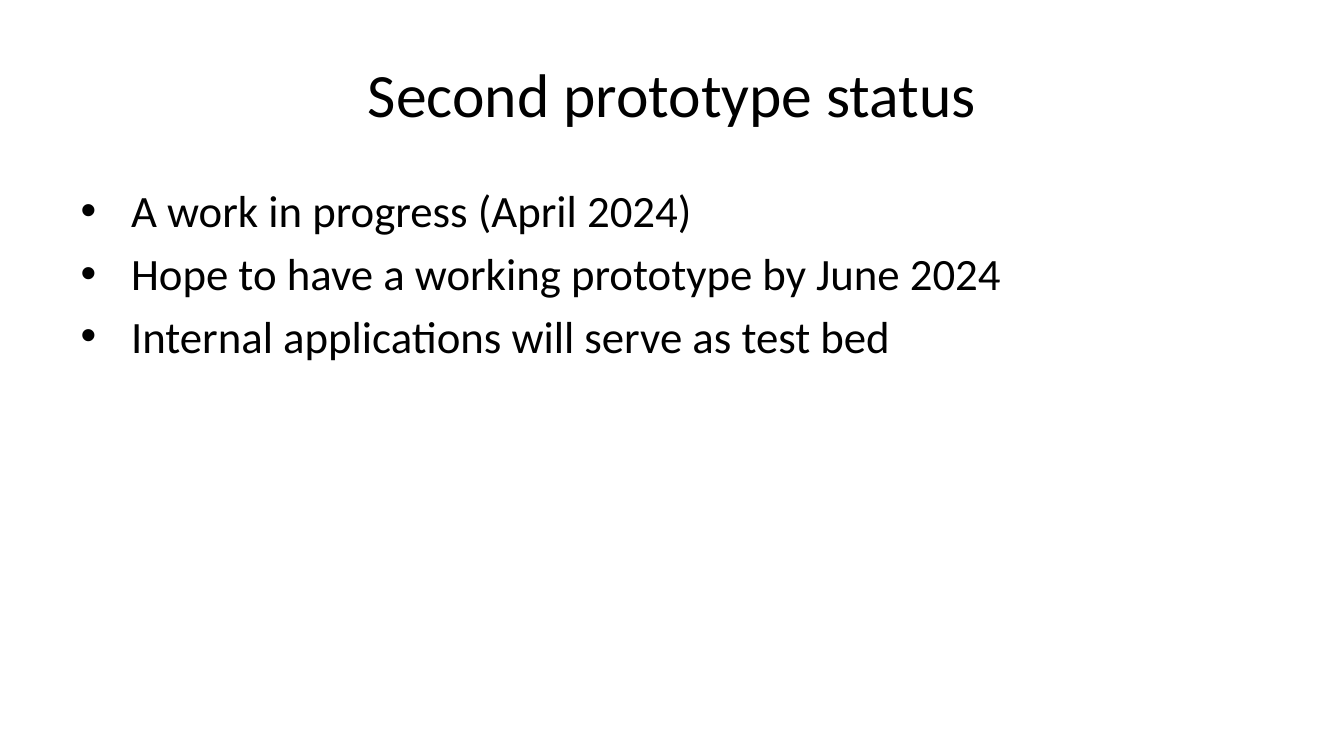
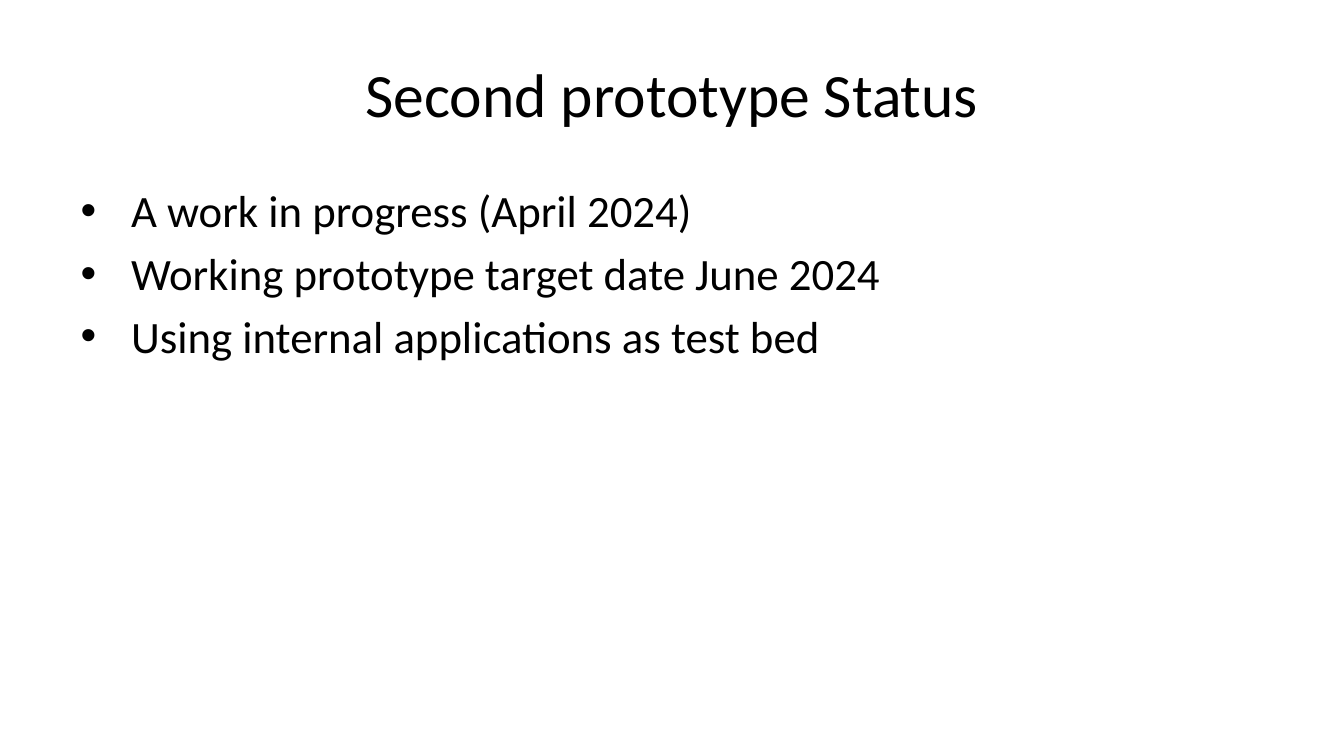
Before and after one commit to caltechlibrary/newt, a slide deck: slide 18 of presentation2/newt-p2.pptx (slide 6 before the commit). Drawn at 1344x756 pixels with LibreOffice and Linux fonts; fonts in the diff are those of the drawing. Boxes give left, top, right and bottom in pixels: in the first picture for what was removed or moved away, otherwise in the second. Text is boxed around its words. In the diff, an @@ line names an element or a change of style, - is before the commit and + after.

```diff
--- a/presentation2/newt-p2.pptx
+++ b/presentation2/newt-p2.pptx
@@ title at bbox=[365, 74, 978, 127]: text changed @@
-Second prototype status
+Second prototype Status
@@ text at bbox=[131, 259, 880, 361]: text changed @@
-• Hope to have a working prototype by June 2024
-• Internal applications will serve as test bed
+• Working prototype target date June 2024
+• Using internal applications as test bed
```
Also in this commit, not shown: 16 other slides changed, 7 slides added, 10 slides removed, 4 other files.
